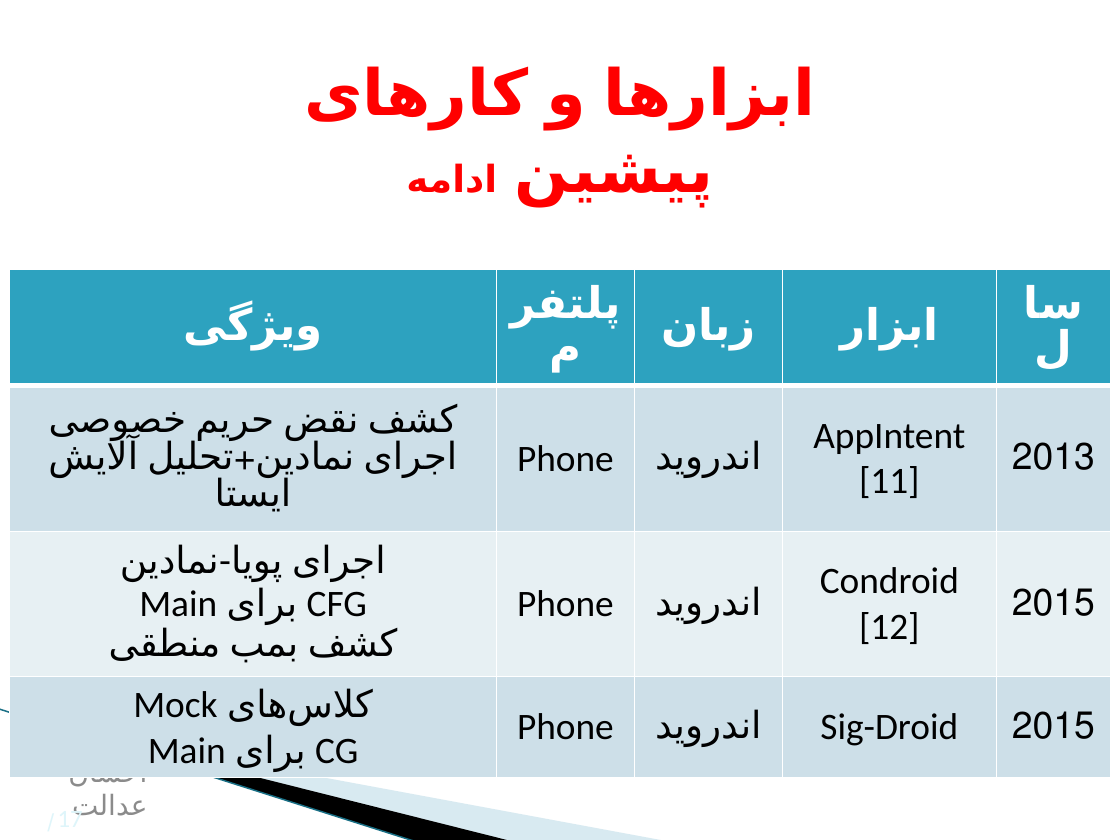
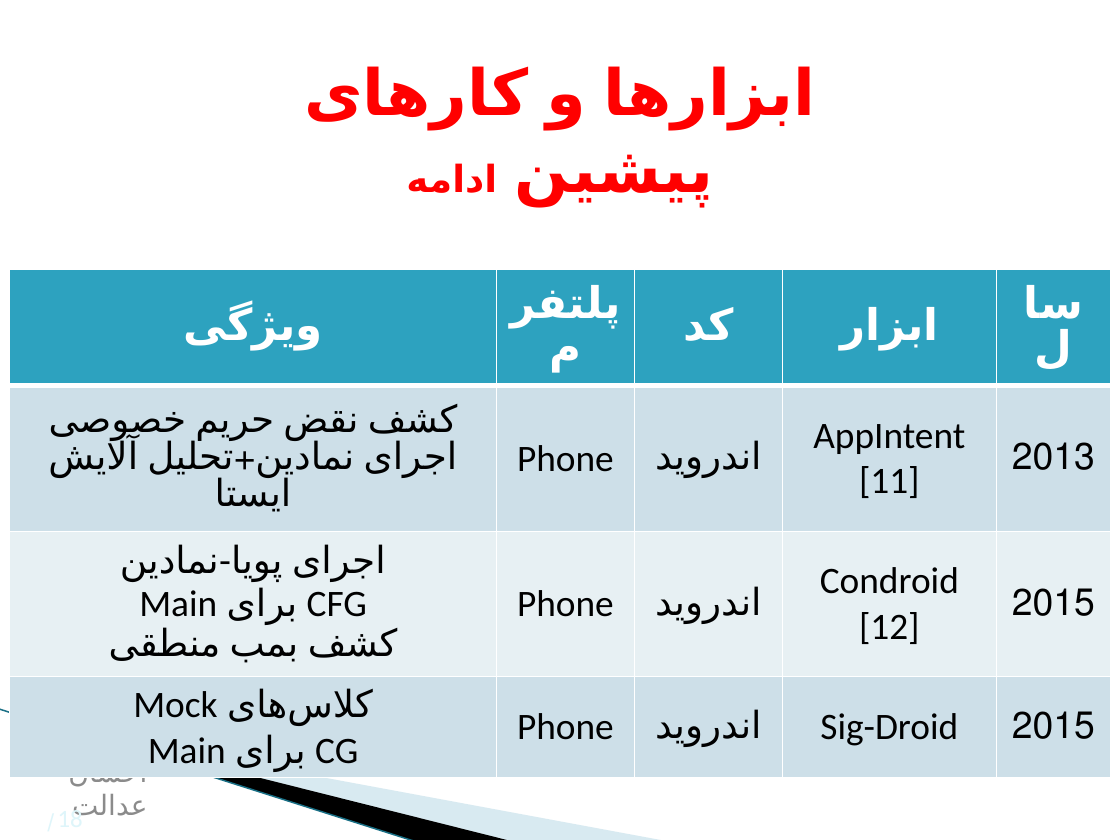
Before and after one commit to ehsan-is-everything/CIG-Droid, a slide deck: slide 18 of Presentation/Presentation-v1.pptx (slide 17 before the commit). Drawn at 1120x840 pixels with LibreOffice and Linux fonts; fonts in the diff are those of the drawing; background and template pictures are left out. Boxes give left, top, right and bottom in pixels: in the first picture for what was removed or moved away, otherwise in the second. Text is boxed around its words. In the diff, an @@ line names an element or a change of style, - is before the commit and + after.

Commit message:
update

```diff
--- a/Presentation/Presentation-v1.pptx
+++ b/Presentation/Presentation-v1.pptx
@@ table at bbox=[10, 270, 1111, 775] @@
-row 1, column 3: زبان
+row 1, column 3: کد
@@ page number at bbox=[58, 807, 83, 815]: text changed @@
-17
+18
```
Also in this commit, not shown: 29 other slides changed, 1 slide added.
